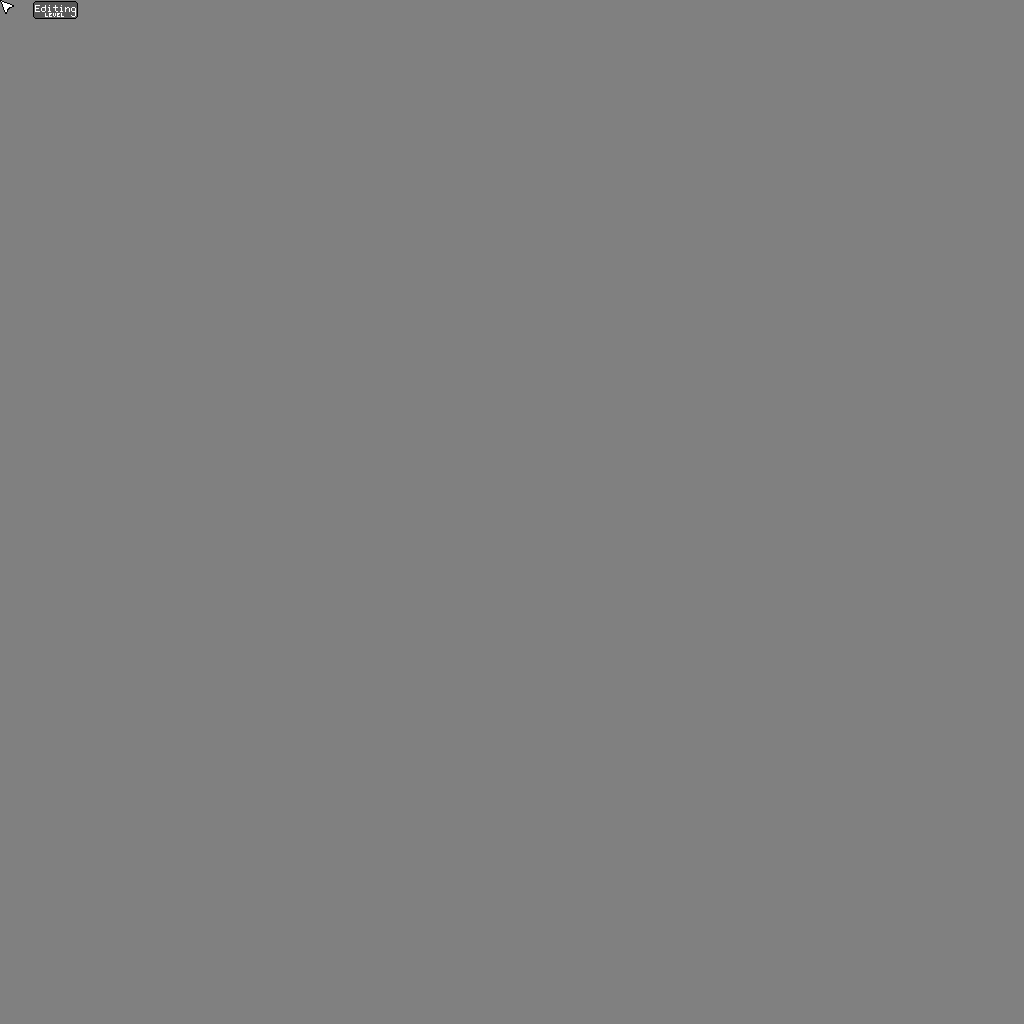
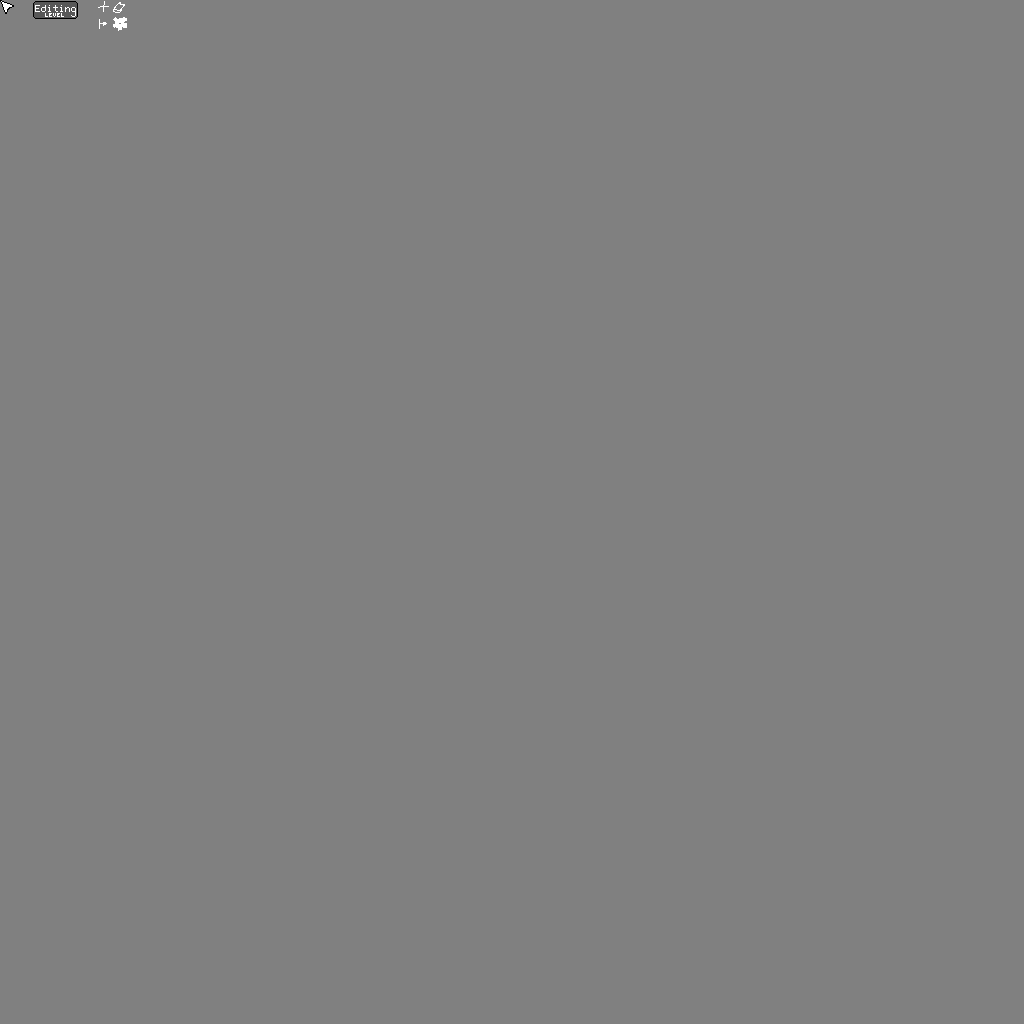
Revision of a layered 1024 x 1024 image; what changed, layer by layer:
added layer "placeholders" above "minigrid" over (98, 1, 127, 31)
